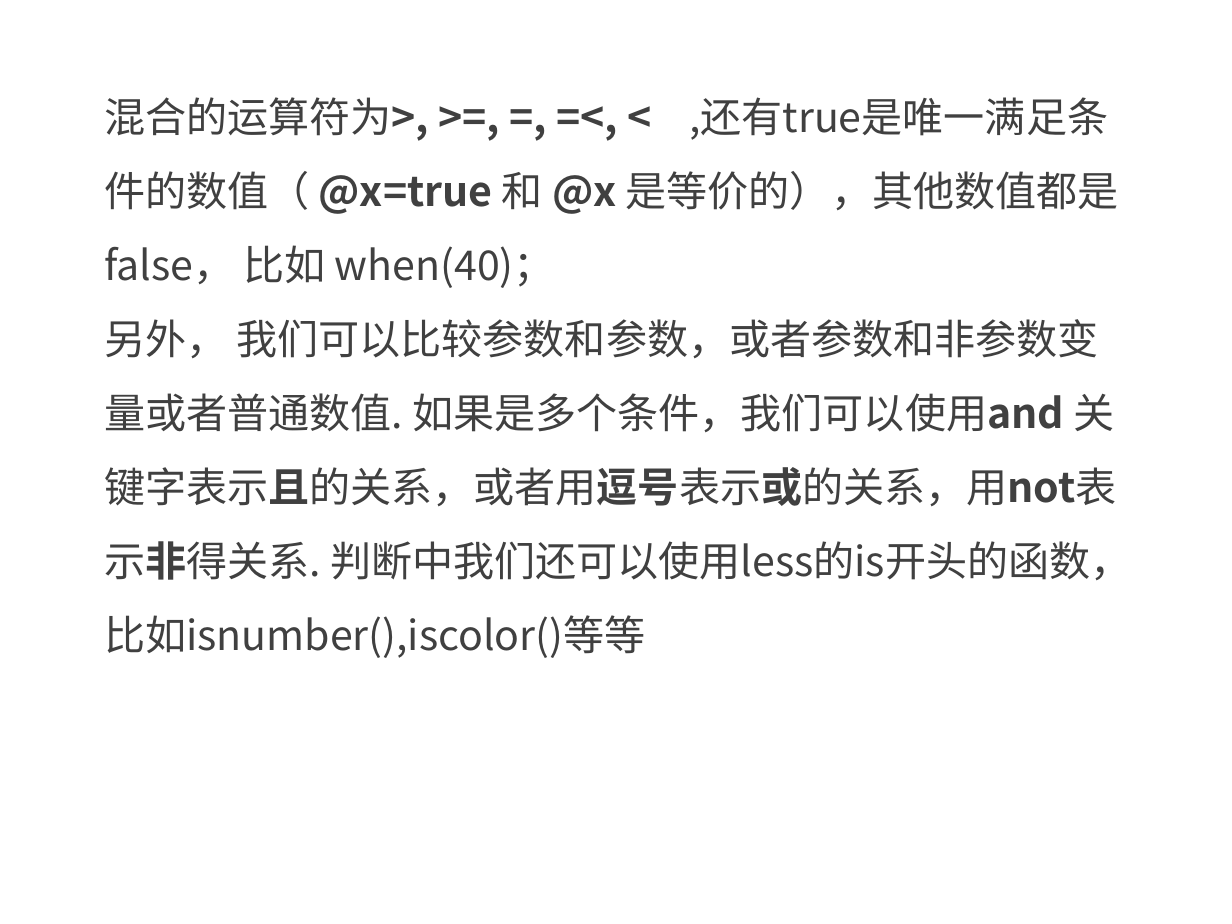
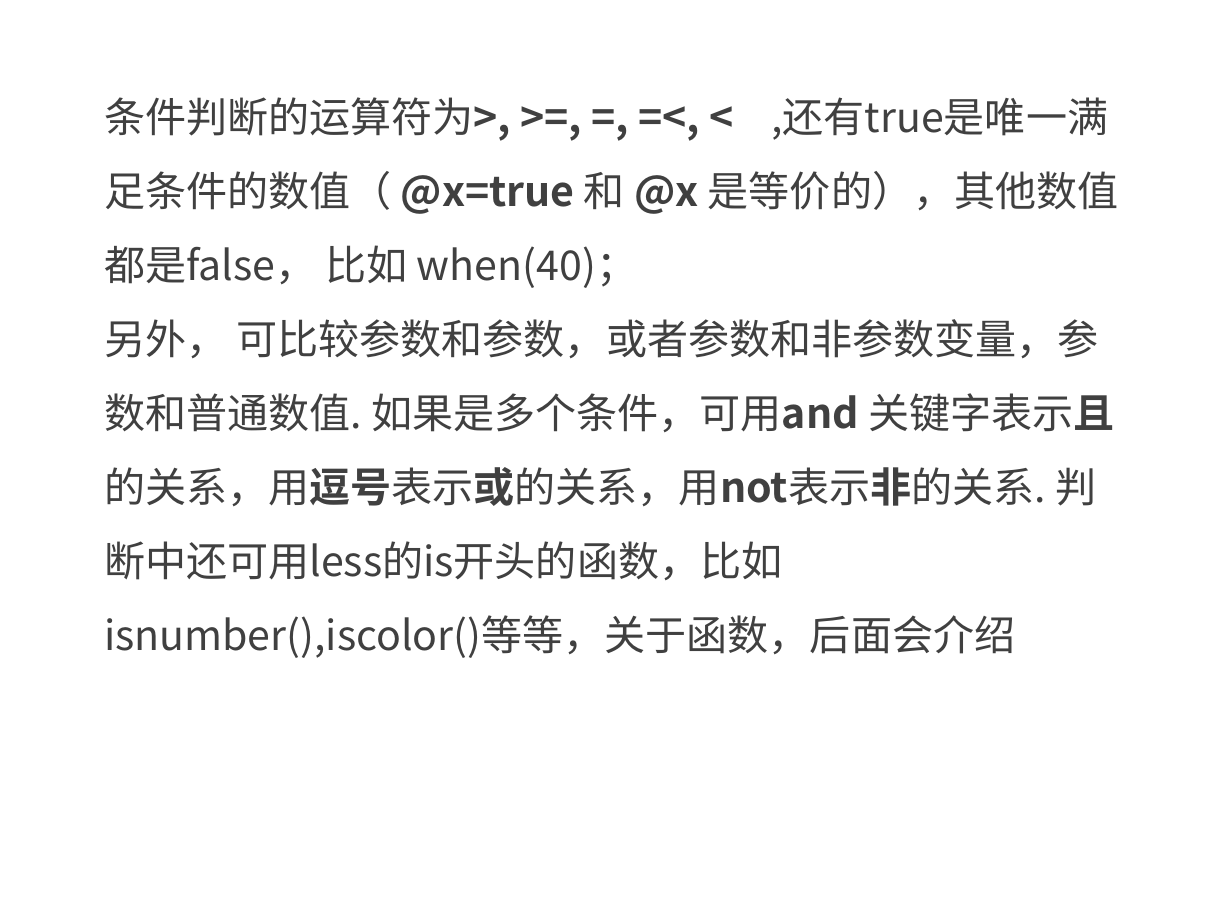
Before and after one commit to kong66/less-class, a slide deck: slide 6 of less-5-混合2.pptx. Drawn at 1232x924 pixels with LibreOffice and Linux fonts; fonts in the diff are those of the drawing. Boxes give left, top, right and bottom in pixels: in the first picture for what was removed or moved away, otherwise in the second. Text is boxed around its words. In the diff, an @@ line names an element or a change of style, - is before the commit and + after.

```diff
--- a/less-5-混合2.pptx
+++ b/less-5-混合2.pptx
@@ text at bbox=[104, 97, 1119, 658]: text changed @@
-混合的运算符为>, >=, =, =<, < ,还有true是唯一满足条件的数值（ @x=true 和 @x 是等价的），其他数值都是false， 比如 when(40)；
-另外， 我们可以比较参数和参数，或者参数和非参数变量或者普通数值. 如果是多个条件，我们可以使用and 关键字表示且的关系，或者用逗号表示或的关系，用not表示非得关系. 判断中我们还可以使用less的is开头的函数，比如isnumber(),iscolor()等等
+条件判断的运算符为>, >=, =, =<, < ,还有true是唯一满足条件的数值（ @x=true 和 @x 是等价的），其他数值都是false， 比如 when(40)；
+另外， 可比较参数和参数，或者参数和非参数变量，参数和普通数值. 如果是多个条件，可用and 关键字表示且的关系，用逗号表示或的关系，用not表示非的关系. 判断中还可用less的is开头的函数，比如isnumber(),iscolor()等等，关于函数，后面会介绍
```
Also in this commit, not shown: 8 other slides changed, 8 other files.
